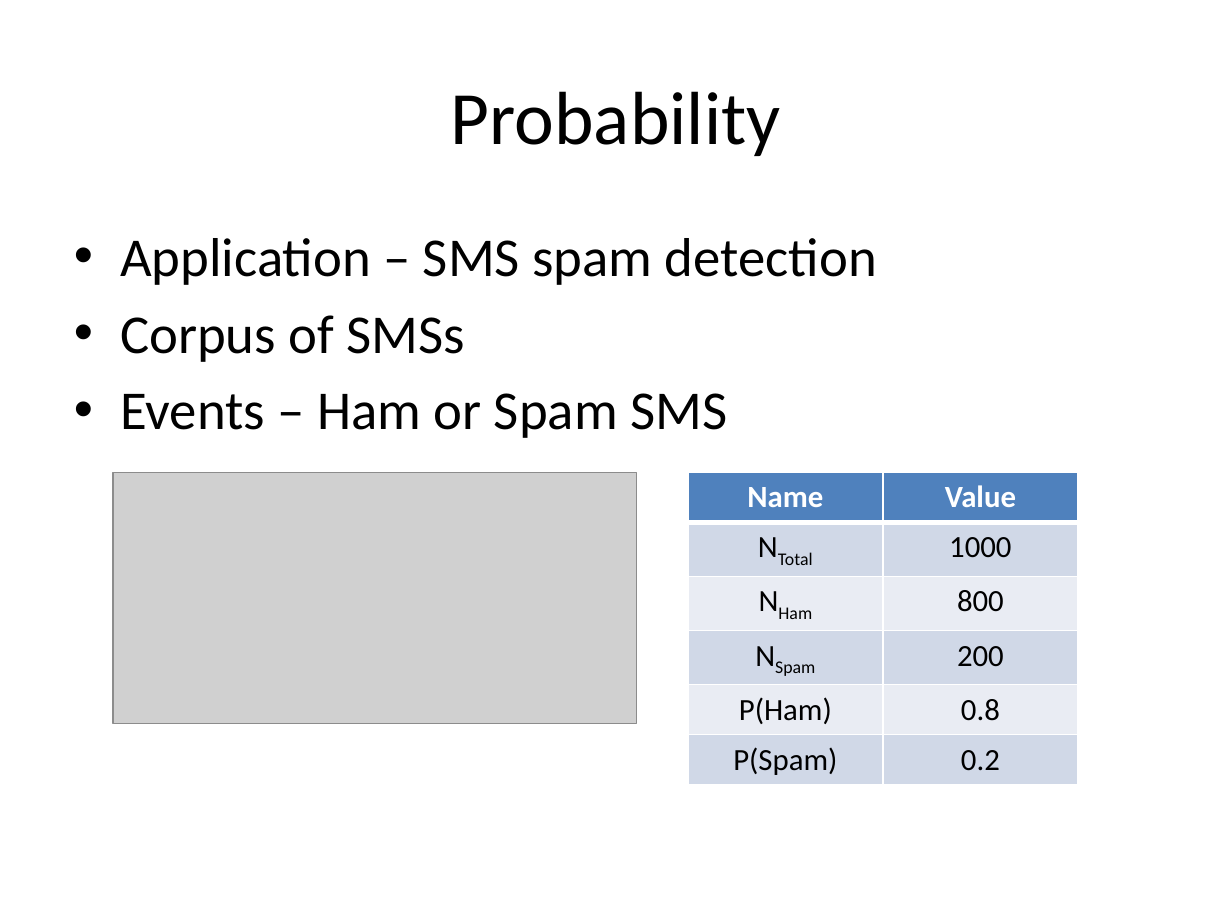
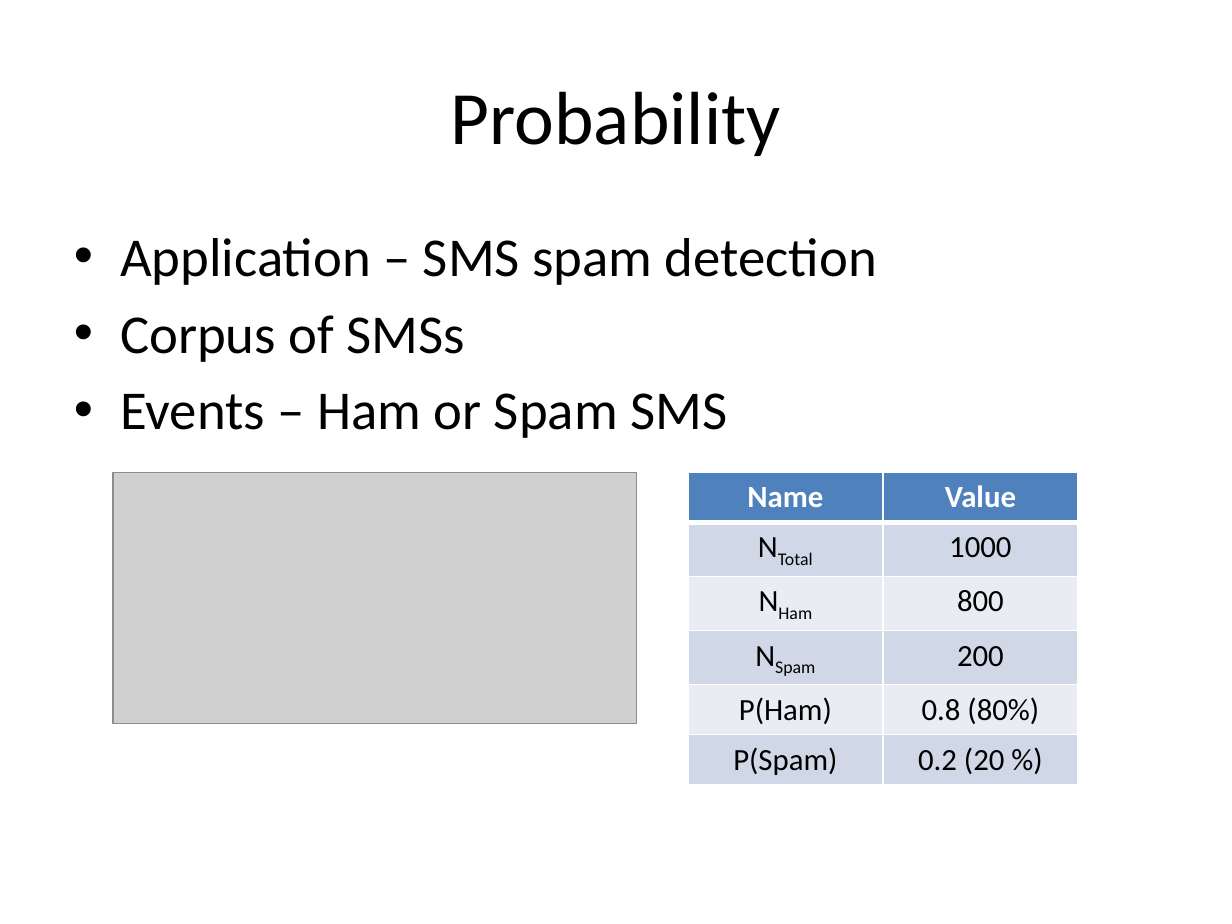
Before and after one commit to look4pritam/ArtificialIntelligence, a slide deck: slide 4 of MachineLearning/NaiveBayes/NaiveBayes.pptx (slide 5 before the commit). Drawn at 1232x924 pixels with LibreOffice and Linux fonts; fonts in the diff are those of the drawing; grey boxes stand for pictures. Boxes give left, top, right and bottom in pixels: in the first picture for what was removed or moved away, otherwise in the second. Text is boxed around its words. In the diff, an @@ line names an element or a change of style, - is before the commit and + after.

```diff
--- a/MachineLearning/NaiveBayes/NaiveBayes.pptx
+++ b/MachineLearning/NaiveBayes/NaiveBayes.pptx
@@ table at [687, 472, 1077, 779] @@
-row 5, column 2: 0.8
+row 5, column 2: 0.8 (80%)
-row 6, column 2: 0.2
+row 6, column 2: 0.2 (20 %)
```
Also in this commit, not shown: 1 other slide changed.
